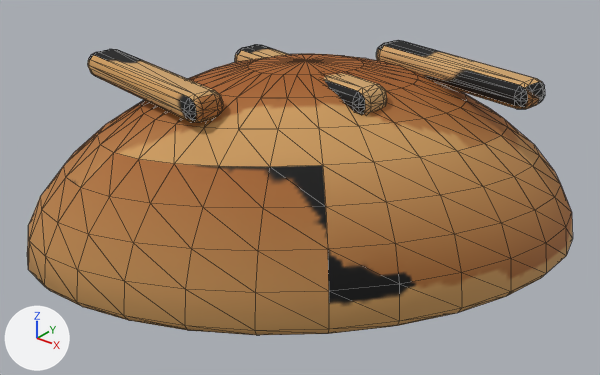
What one commit did to the glTF model game/assets3d/props/item_bread.glb.
Rendered twice from a camera (50 mm lens) standing at (0.549, -0.697, 0.534) and looking at (0.001, -0.012, 0.109). The axes (+X, +Y, +Z) are drawn at lower left. The lights are the same throughout. The first picture is the older version. Mesh edges are drawn as thin lines. Vertices at exactly the same position are counted once.

Names of what the first picture shows: 'bread'.
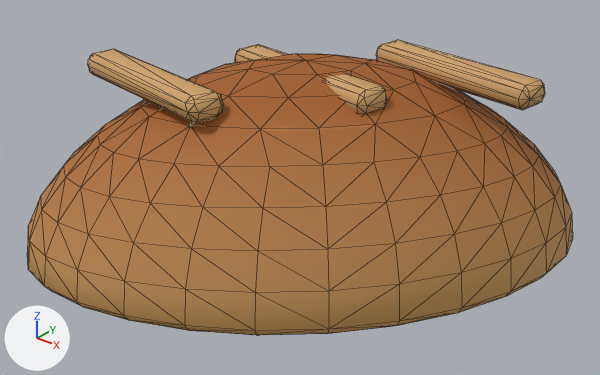
Where the change shows, as pixel boxes (x1, y1, x2, y2) in the pictures (600 x 375 px):
part 1 of me_bread, rebuilt: before (235, 45, 387, 115); after (235, 44, 387, 114)
part 2 of me_bread, cut back: (88, 40, 545, 167) in both
part 3 of me_bread, surface changed (lighter): (45, 98, 472, 307) in both

What changed in the scene script:
```text
Change me_bread:
    used by ob_bread; location = (0.0, 0.0, 0.0)
    remove me_bread.from_pydata(...)  # 710 vertices, 1404 faces; spans x -0.267..0.267, y -0.267..0.267, z 0.0..0.26
    add me_bread.from_pydata(...)  # 359 vertices, 702 faces; spans x -0.267..0.267, y -0.267..0.267, z 0.0..0.26
    me_bread part 1: the loose piece of 96 vertices spanning x -0.11..0.11, y -0.039..0.039, z 0.225..0.255 is rebuilt with 32 vertices and now spans x -0.11..0.11, y -0.039..0.039, z 0.226..0.254
    me_bread part 2: 267 vertices removed from x -0.23..0.23, y -0.159..0.159, z 0.214..0.256; 96 vertices added at x -0.23..0.23, y -0.159..0.159, z 0.215..0.256
    me_bread part 3: 152 kept faces spanning x -0.267..0.267, y -0.267..0.267, z 0.018..0.213 get new texture (UV) coordinates
    other edits to the shape of me_bread do not show in these pictures
```
